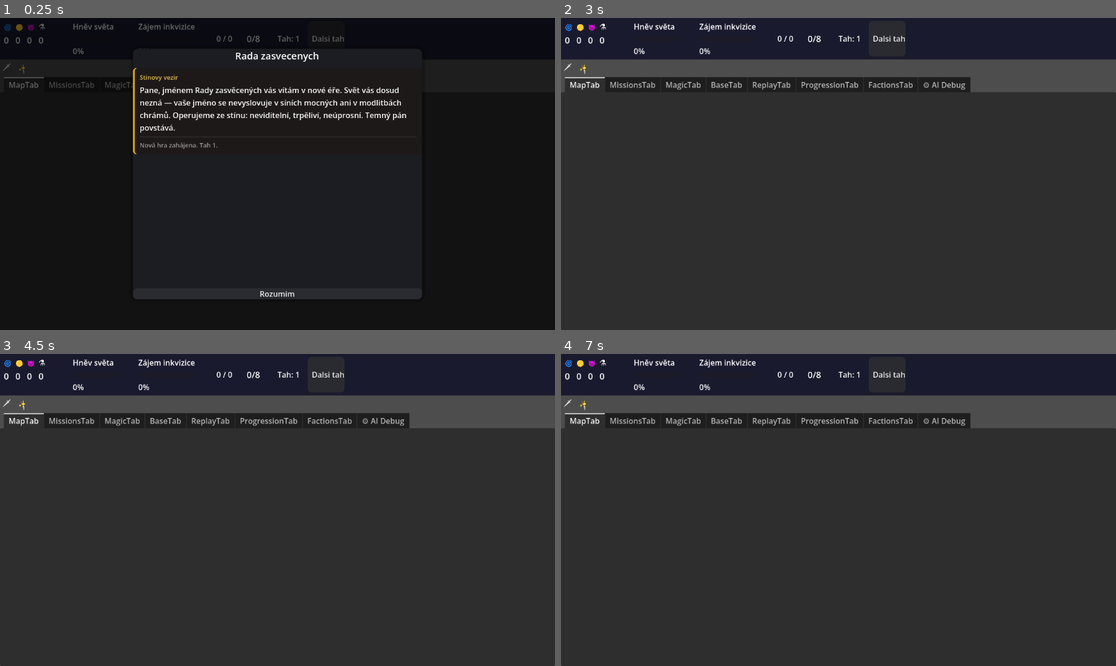
Above: before the commit, frames 1-4 (two rows, left to right).
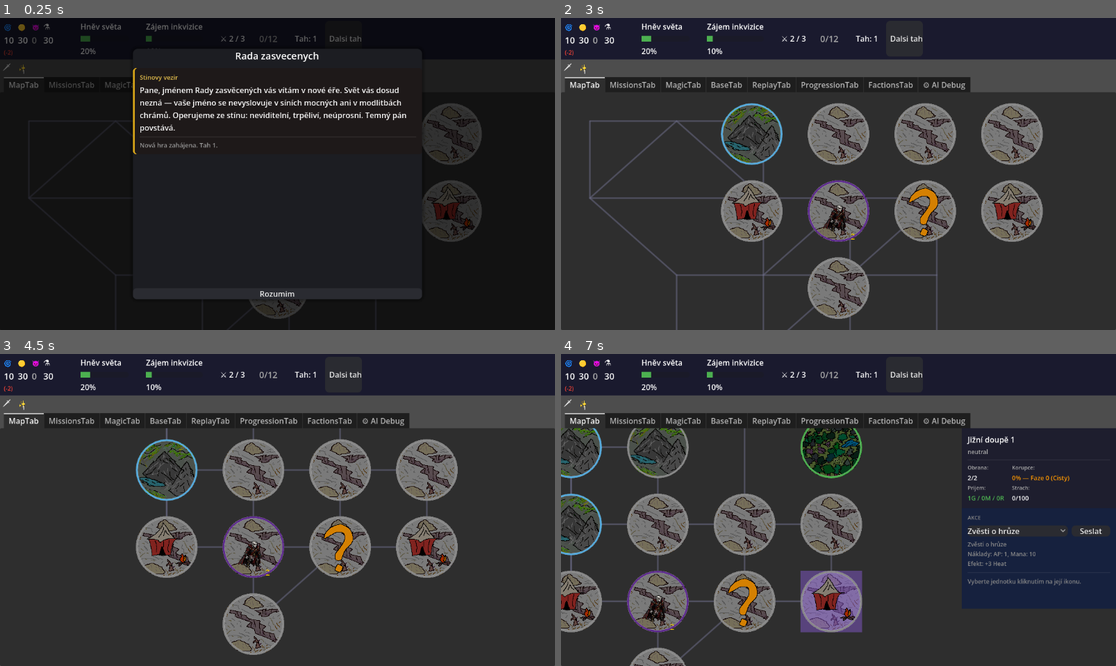
Above: after the commit, the same moments.

Repository: HannibalCZ/dark-lord
Game: Godot game, scene res://scenes/Main.tscn
The game is run twice, just before and just after one commit, with the same random seed, the same clock (stepped at 60 frames per second) and the same inputs.
Inputs (mouse positions are in pixels of both pictures, inside the frame that each line leads up to):
- Up to frame 1 (0.25 s): no input
- Up to frame 2 (3 s): click "Dalsi tah" at 0.5 s; click "🗡" at 1.25 s; click "✨" at 2 s; click "Rozumim" at 2.75 s
- Up to frame 3 (4.5 s): click (188, 391) at 3.52 s; tap Enter at 4.25 s; move the mouse to (399, 494) at 4.27 s; hold D from 4.28 s (still down); click (399, 494) at 4.42 s
- Up to frame 4 (7 s): move the mouse to (727, 525) at 5.02 s; release D at 5.03 s; hold S 5.03-5.78 s; move the mouse to (894, 441) at 5.77 s; hold D 5.78-6.53 s; move the mouse to (810, 572) at 6.52 s; hold W from 6.53 s (still down); click (810, 572) at 6.67 s

The runs differ from the first frame. In frame 1, 3.4% of the frame differs, in the area x 0-87%, y 1-97%; in frame 2, 16%; in frame 3, 16%; in frame 4, 18%, in the area x 0-100%, y 1-100%.
Error before the commit: Parse Error: Identifier "_regions" not declared in the current scope. (res://scripts/core/query/RegionQuery.gd:294)

Commit message:
fix(RegionQuery): opravit _regions -> by_id v get_uninhabited_regions()
Co-Authored-By: Claude Sonnet 4.5 <noreply@anthropic.com>

Diff:
--- a/scripts/core/query/RegionQuery.gd
+++ b/scripts/core/query/RegionQuery.gd
@@ -291,7 +291,7 @@
 
 func get_uninhabited_regions() -> Array[Region]:
 	var result: Array[Region] = []
-	for r in _regions:
+	for r in by_id:
 		if r != null and not r.inhabited:
 			result.append(r)
 	return result
